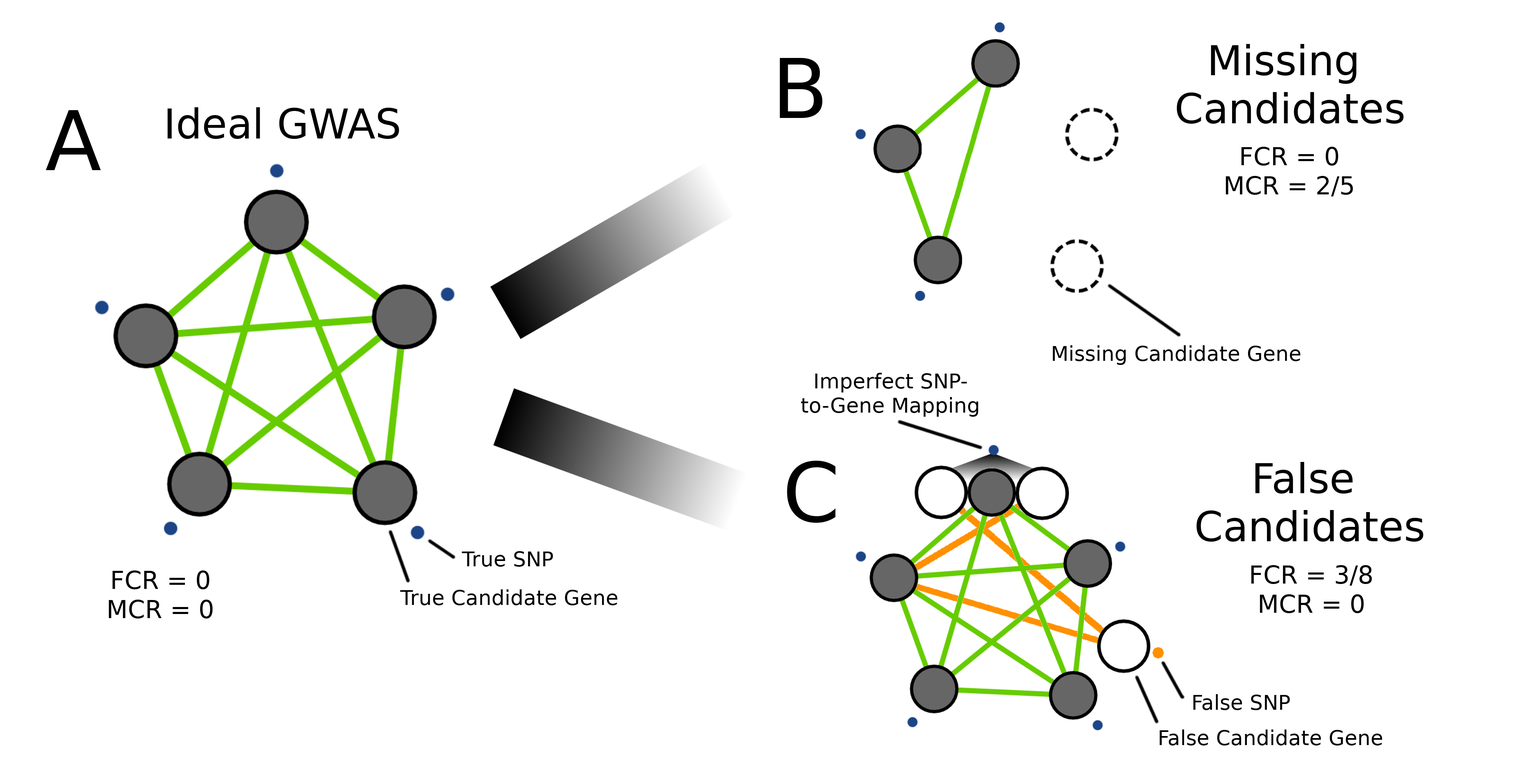
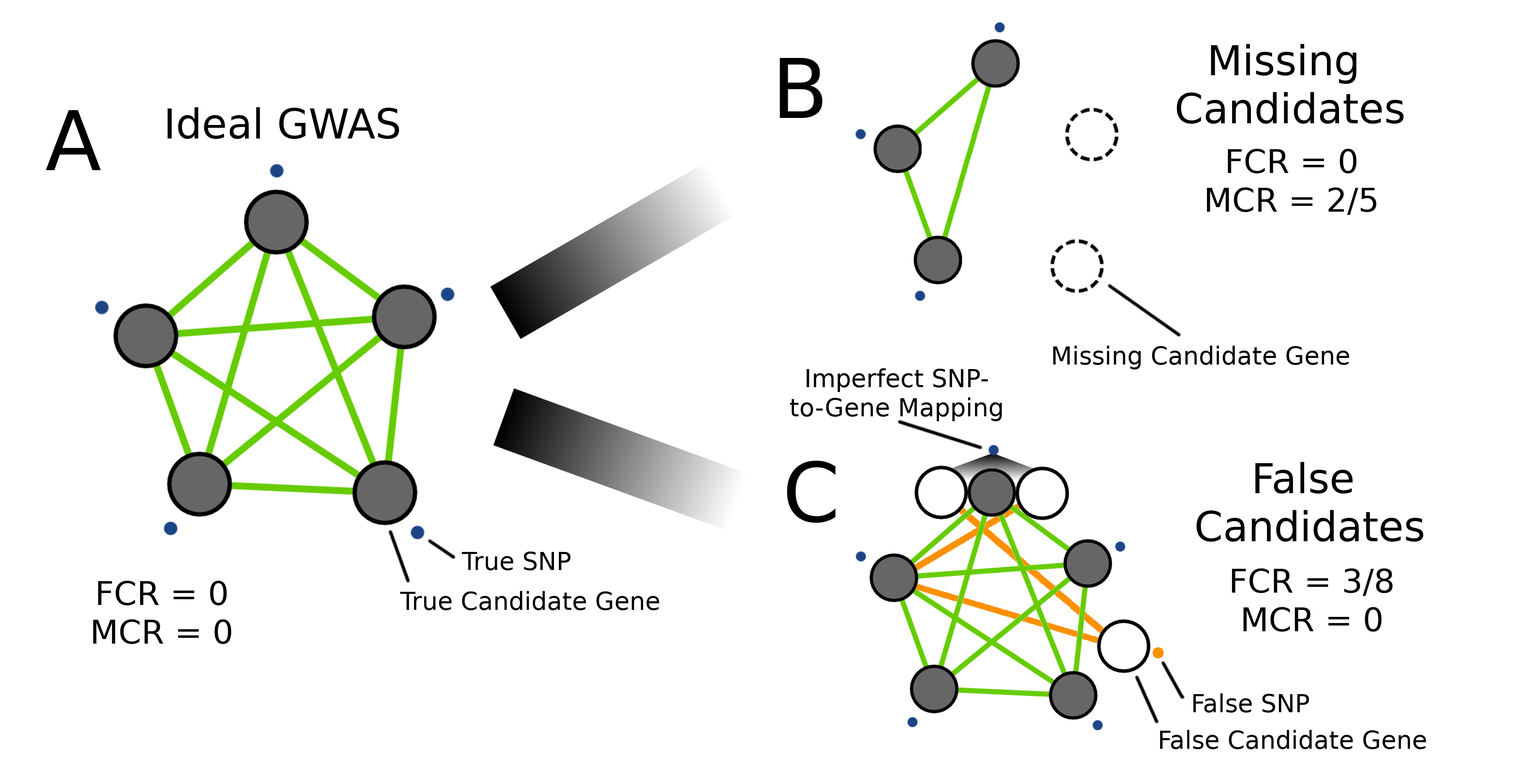
The second 1537×764 image is a revision of the first. Changes to its layers:
painted on "True Candidate Gene" over (399, 589, 660, 611)
painted on "True SNP" over (461, 551, 571, 571)
painted on "FCR = 0 ..." over (92, 570, 232, 644)
painted on "Missing Candidate Gene" over (1052, 345, 1350, 370)
painted on "FCR = 0 ... #1" over (1206, 146, 1377, 215)
painted on "False SNP" over (1192, 693, 1310, 713)
painted on "False Candidate Gene" over (1159, 729, 1426, 750)
painted on "Imperfect SNP- ..." over (789, 368, 1002, 422)
painted on "FCR = 3/8 ..." over (1231, 565, 1393, 632)
